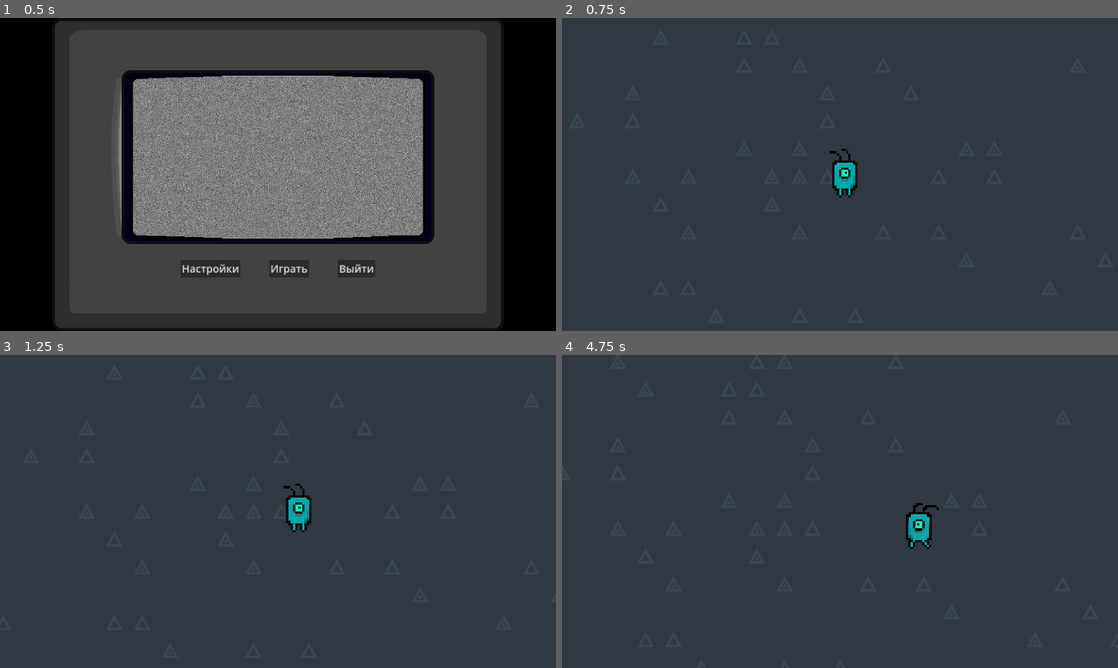
Above: before the commit, frames 1-4 (two rows, left to right).
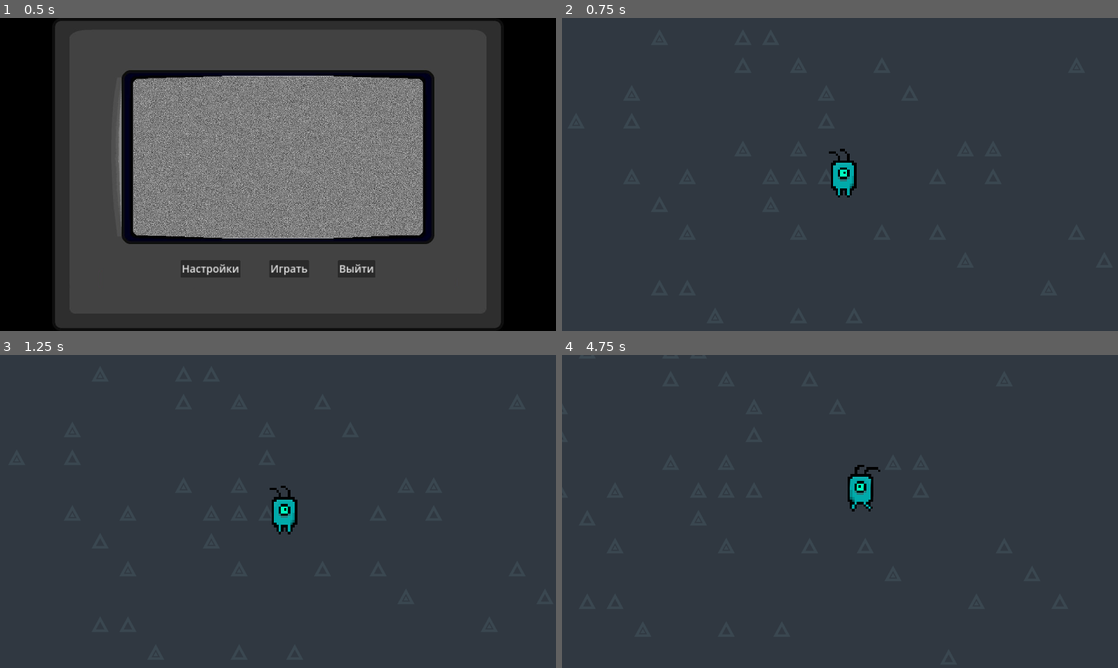
Above: after the commit, the same moments.

Repository: infdev9/noname
Game: Godot game, scene res://scenes/menu.tscn
Two runs of this game, one before a commit and one after it. Both use one fixed random seed, a clock stepped at 60 frames per second and the inputs below.
Inputs (mouse positions are in pixels of both pictures, inside the frame that each line leads up to):
- Up to frame 1 (0.5 s): no input
- Up to frame 2 (0.75 s): click "Играть" at 0.5 s
- Up to frame 3 (1.25 s): no input
- Up to frame 4 (4.75 s): move the mouse to (962, 495) at 1.27 s; hold D (right) 1.28-2.03 s; move the mouse to (728, 527) at 2.02 s; hold S (down) 2.03-2.78 s; move the mouse to (895, 442) at 2.77 s; hold D (right) 2.78-3.53 s; move the mouse to (812, 574) at 3.52 s; hold W (up) 3.53-4.28 s; move the mouse to (1006, 558) at 4.27 s; hold A (left) from 4.28 s (still down)

Frame 1 is identical in both runs. In frame 2, 0.2% of the frame differs, in the area x 48-54%, y 41-58%; in frame 3, 0.8%; in frame 4, 1.1%, in the area x 51-68%, y 35-62%.

Commit message:
new change scene method

Diff:
--- a/project.godot
+++ b/project.godot
@@ -18,6 +18,7 @@
 [autoload]
 
 Root="*res://scripts/Root.gd"
+GLOBAL="*res://scripts/GLOBAL.gd"
 
 [display]
 
--- /dev/null
+++ b/scripts/GLOBAL.gd
@@ -0,0 +1,10 @@
+extends Node
+
+const TILE_SIZE: int = 64
+const PLAYER_SPEED: int = 300
+
+const SCENES: Dictionary = {
+	"MENU": "res://scenes/menu.tscn",
+	"LOBBY": "res://scenes/lobby.tscn",
+	"GAME": "res://scenes/game.tscn",
+}
--- a/scripts/Root.gd
+++ b/scripts/Root.gd
@@ -1,13 +1,26 @@
 extends Node
 
 
-const TILE_SIZE: int = 384
-
-func change_scene(path: String) -> void:
-	get_tree().change_scene_to_file(path)
-	# enum of scenes
+func change_scene(scene: String) -> void:
+	get_tree().change_scene_to_file(scene)
 
 
 func quit() -> void:
 	get_tree().quit()
-	# safe quit
+
+
+#func load_data(data: String):
+#	if !FileAccess.file_exists("res://data/" + data + ".json"):
+#		print_debug("[ERROR] Cannot find datafile")
+#		return
+#
+#	var file := FileAccess.open("res://data/" + data + ".json", FileAccess.READ)
+#
+#	var json: JSON
+#
+#	var error = json.parse(file.get_as_text())
+#
+#	if error == OK:
+#		return json.get_data()
+#	else:
+#		print("[ERROR] JSON Parse Error: ", json.get_error_message(), " at line ", json.get_error_line())
--- a/scripts/camera.gd
+++ b/scripts/camera.gd
@@ -15,7 +15,7 @@
 	var player_pos: Vector2 = %Player.get_global_position()
 	var direction: Vector2 = get_global_position().direction_to(get_viewport().get_mouse_position())
 
-	target_pos = player_pos + direction * Root.TILE_SIZE
+	target_pos = player_pos + direction * GLOBAL.TILE_SIZE
 
 	tween.kill()
 	tween = create_tween()
--- a/scripts/ui/menu.gd
+++ b/scripts/ui/menu.gd
@@ -2,7 +2,7 @@
 
 
 func _on_play_pressed() -> void:
-	Root.change_scene("res://scenes/game.tscn")
+	Root.change_scene(GLOBAL.SCENES.GAME)
 
 
 func _on_exit_pressed() -> void:
